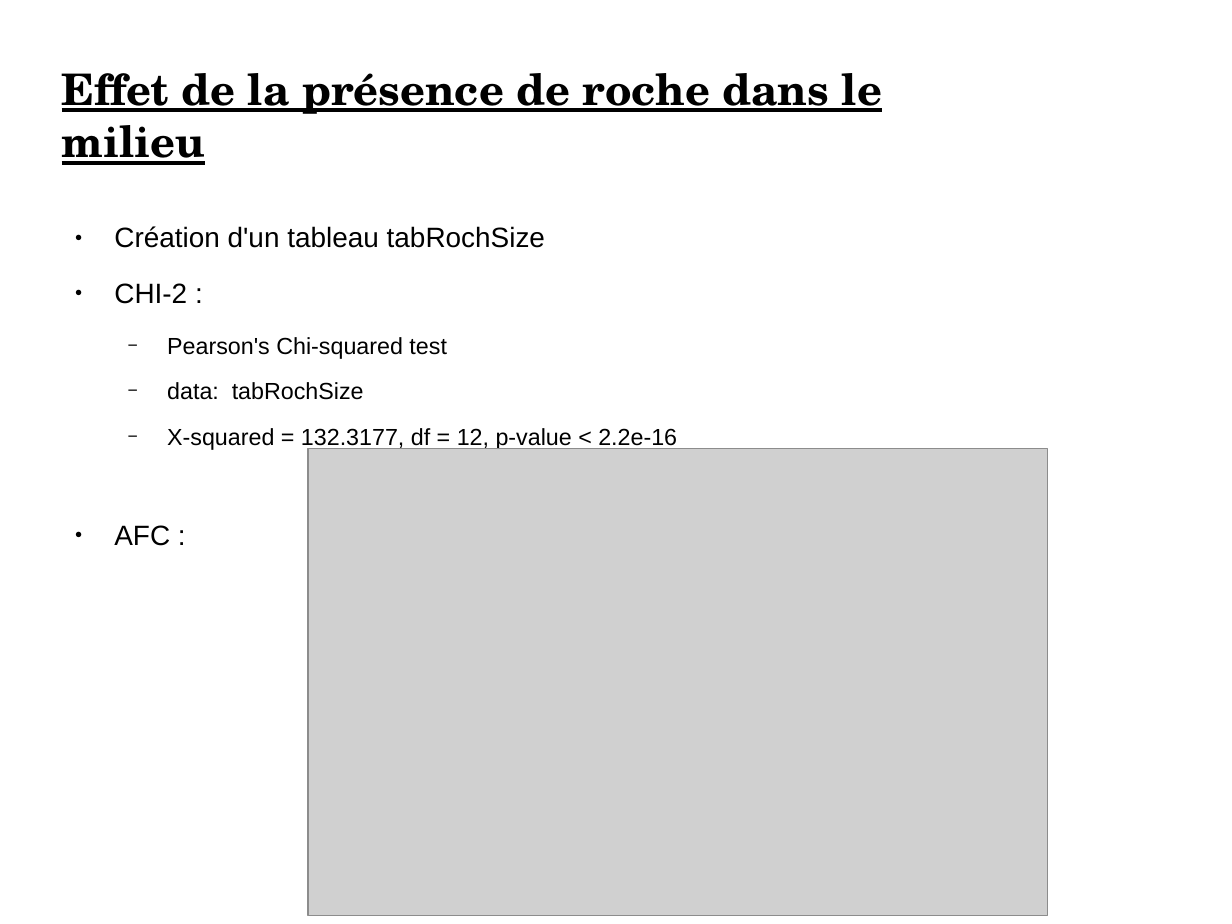
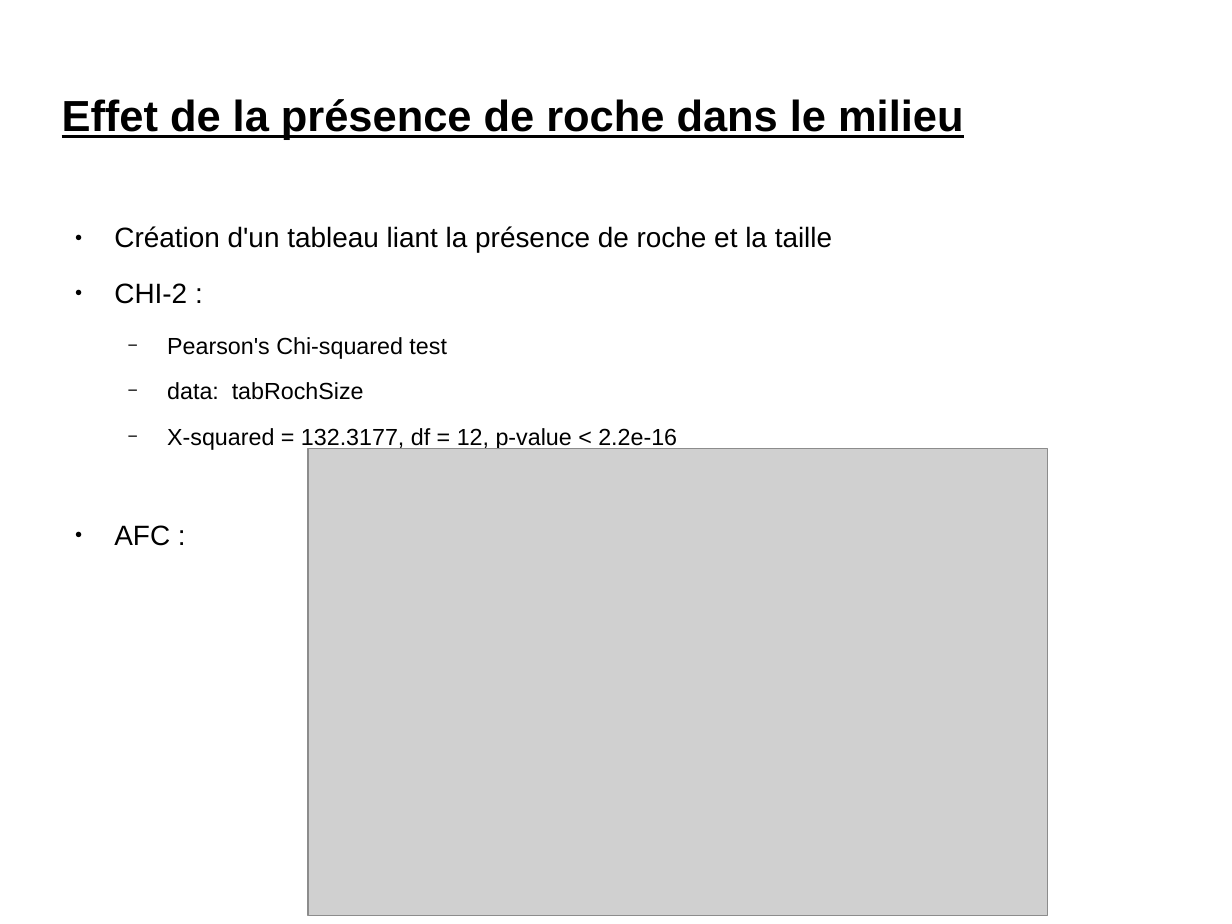
Before and after one commit to MaxChaza/MABS, a slide deck: slide 8 of Analyse_Multivariée/projetAM/Powerpoint_ADM.odp. Drawn at 1232x924 pixels with LibreOffice and Linux fonts; fonts in the diff are those of the drawing; grey boxes stand for pictures; background and template pictures are left out. Boxes give left, top, right and bottom in pixels: in the first picture for what was removed or moved away, otherwise in the second. Text is boxed around its words. In the diff, an @@ line names an element or a change of style, - is before the commit and + after.

```diff
--- a/Analyse_Multivariée/projetAM/Powerpoint_ADM.odp
+++ b/Analyse_Multivariée/projetAM/Powerpoint_ADM.odp
@@ title "Effet de la présence de ..." at (x1=62, y1=99, x2=963, y2=140): font TeX Gyre Schola to Arial @@
@@ text at (x1=114, y1=226, x2=832, y2=253): text changed @@
-● Création d'un tableau tabRochSize
+● Création d'un tableau liant la présence de roche et la taille
```
Also in this commit, not shown: 6 other slides changed, 18 other files.
